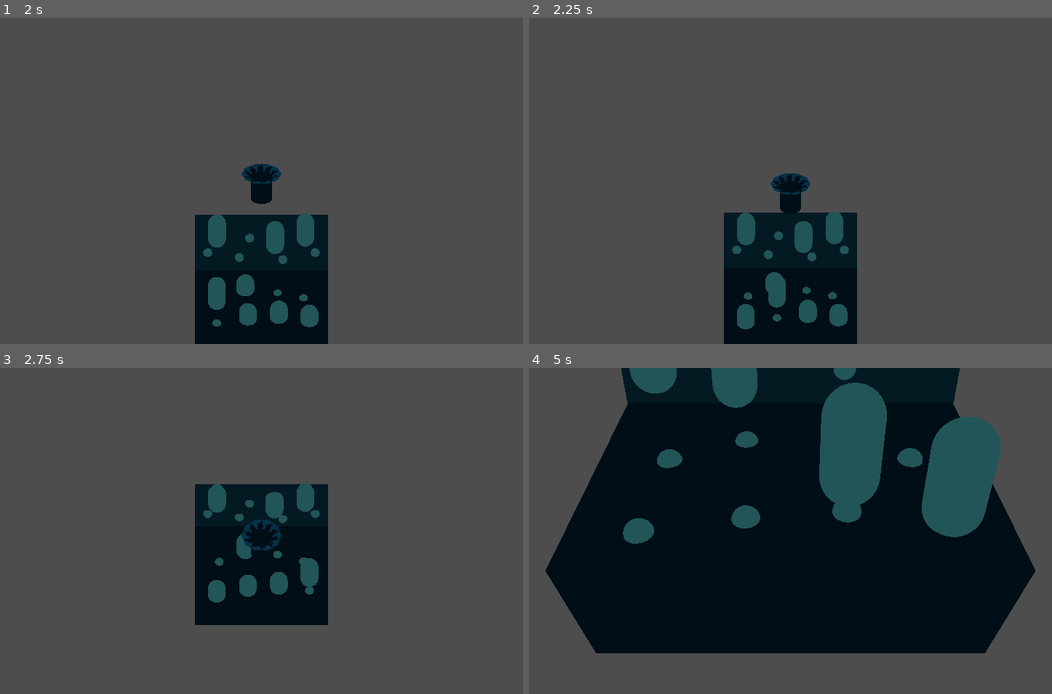
Above: before the commit, frames 1-4 (two rows, left to right).
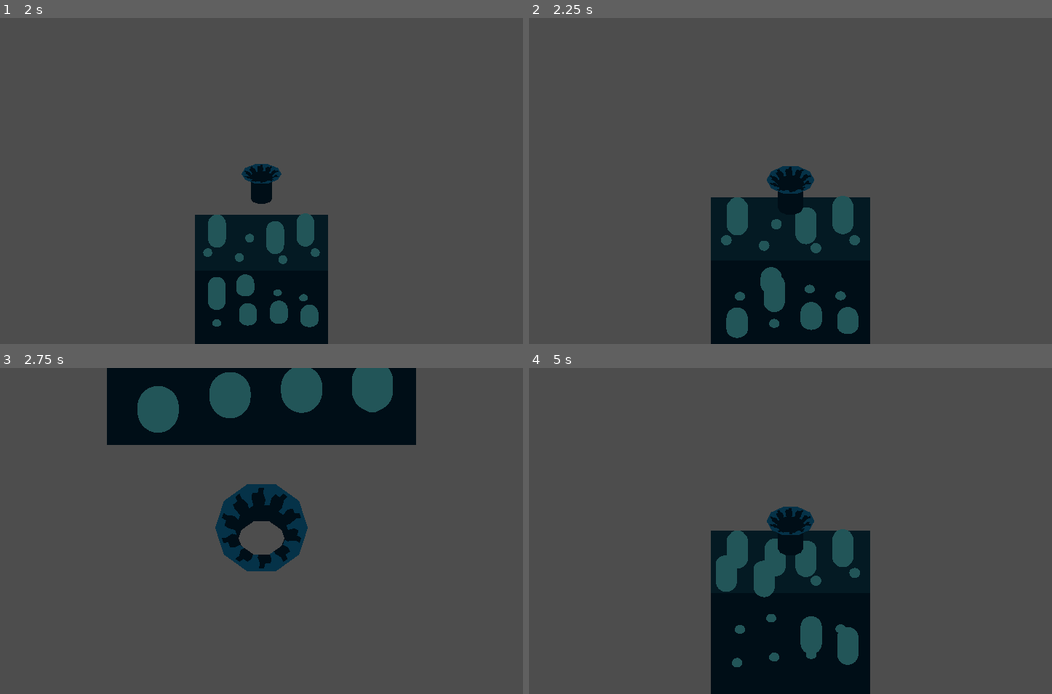
Above: after the commit, the same moments.

Repository: Wake1st/GomiMoni
Game: Godot game, scene res://testing/systems/test_staging_system.tscn
Two runs of this game, one before a commit and one after it. Both use one fixed random seed, a clock stepped at 60 frames per second and the inputs below. The project has no main scene, so this scene is started directly.
Inputs:
- Up to frame 1 (2 s): tap Enter (ui_accept) at 0.5, 0.77, 1.52 s; hold Right (ui_right) 0.53-1.28 s; tap X (swap_character_next) at 0.6 s; hold Down (ui_down) from 1.28 s (still down); tap Z (swap_character_prev) at 1.35 s
- Up to frame 2 (2.25 s): release Down (ui_down) at 2.03 s; hold Right (ui_right) from 2.03 s (still down); hold 1 from 2.03 s (still down)
- Up to frame 3 (2.75 s): keep holding Right (ui_right); keep holding 1
- Up to frame 4 (5 s): release Right (ui_right) at 2.78 s; release 1 at 2.78 s; hold Up (ui_up) 2.78-3.53 s; tap 2 at 2.85 s; tap Enter (ui_accept) at 3.02, 3.77, 4.52 s; hold 3 3.53-4.28 s; hold Left (ui_left) from 3.53 s (still down); tap X (swap_character_next) at 4.35 s

Frame 1 is identical in both runs. In frame 2, 6.1% of the frame differs, in the area x 34-66%, y 45-100%; in frame 3, 24%; in frame 4, 64%, in the area x 3-97%, y 0-100%.

Commit message:
level camera zooms through the center of the goal

Diff:
--- a/systems/cinema/level_camera.gd
+++ b/systems/cinema/level_camera.gd
@@ -4,17 +4,19 @@
 
 signal transition_finished(isOpen: bool)
 
-const CAMERA_LOOK: Vector3 = Vector3(0,0,-0.1)
+const CAMERA_CENTER_OFFSET: float = 0.5
+const CAMERA_LOOK: Vector3 = Vector3(0,0,CAMERA_CENTER_OFFSET)
 const OPENED_SIZE: float = 22.
 const CLOSED_SIZE: float = 0.6
 const OPENED_POSITION_Z: float = 20.0
-const CLOSED_POSITION_Z: float = 0.0
-const SLIDE_DURATION: float = 1.2
-const ZOOM_DURATION: float = 0.8
+const CLOSED_POSITION_Z: float = CAMERA_CENTER_OFFSET
+const SLIDE_DURATION: float = 0.8
+const ZOOM_DURATION: float = 1.2
 
-@onready var camera = $Camera
+@onready var camera: Camera3D = $Camera
 
-var levelTween: Tween
+var zoomTween: Tween
+var slideTween: Tween
 var isSliding: bool = false
 
 
@@ -26,7 +28,7 @@
 
 func _process(_delta):
 	if isSliding:
-		camera.look_at(CAMERA_LOOK)
+		camera.look_at(CAMERA_LOOK, Vector3.FORWARD)
 
 
 func open_transition() -> void:
@@ -34,13 +36,15 @@
 	camera.current = true
 
 	# zoom out of the goal
-	levelTween = create_tween()
-	levelTween.tween_property(camera, "size", OPENED_SIZE, ZOOM_DURATION)
-	levelTween.tween_callback(func(): isSliding = true)
+	zoomTween = create_tween()
+	zoomTween.tween_property(camera, "size", OPENED_SIZE, ZOOM_DURATION)
 
 	# move camera away from the goal
-	levelTween.tween_property(camera, "position:z", OPENED_POSITION_Z, SLIDE_DURATION)
-	levelTween.tween_callback(handle_transition_ended.bind(true))
+	slideTween = create_tween()
+	slideTween.tween_interval(ZOOM_DURATION - SLIDE_DURATION)
+	slideTween.tween_callback(func(): isSliding = true)
+	slideTween.tween_property(camera, "position:z", OPENED_POSITION_Z, SLIDE_DURATION)
+	slideTween.tween_callback(handle_transition_ended.bind(true))
 
 
 func close_transition() -> void:
@@ -49,13 +53,14 @@
 	isSliding = true
 
 	# move camera over the goal
-	levelTween = create_tween()
-	levelTween.tween_property(camera, "position:z", CLOSED_POSITION_Z, SLIDE_DURATION)
-	levelTween.tween_callback(func(): isSliding = false)
+	slideTween = create_tween()
+	slideTween.tween_property(camera, "position:z", CLOSED_POSITION_Z, SLIDE_DURATION)
+	slideTween.tween_callback(func(): isSliding = false)
 
 	# zoom in on the goal
-	levelTween.tween_property(camera, "size", CLOSED_SIZE, ZOOM_DURATION)
-	levelTween.tween_callback(handle_transition_ended.bind(false))
+	zoomTween = create_tween()
+	zoomTween.tween_property(camera, "size", CLOSED_SIZE, ZOOM_DURATION)
+	zoomTween.tween_callback(handle_transition_ended.bind(false))
 
 
 func handle_transition_ended(isOpen) -> void:
